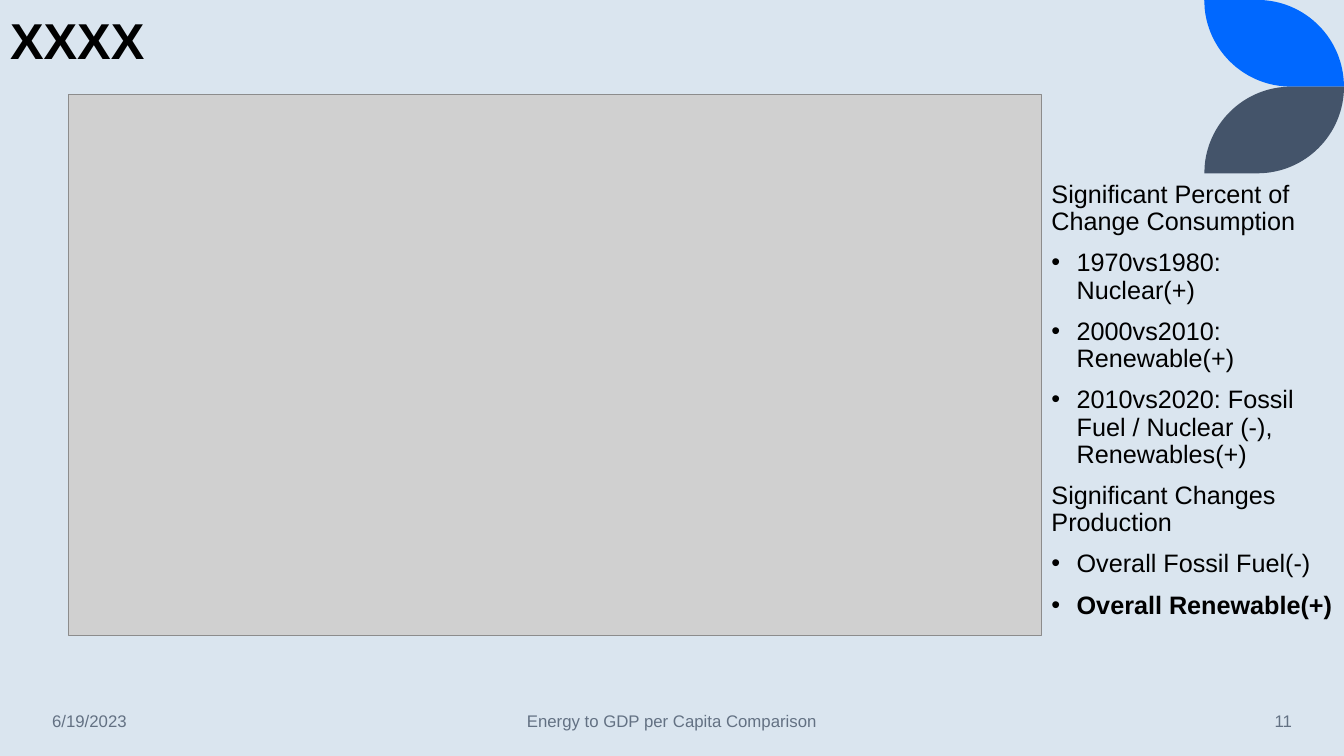
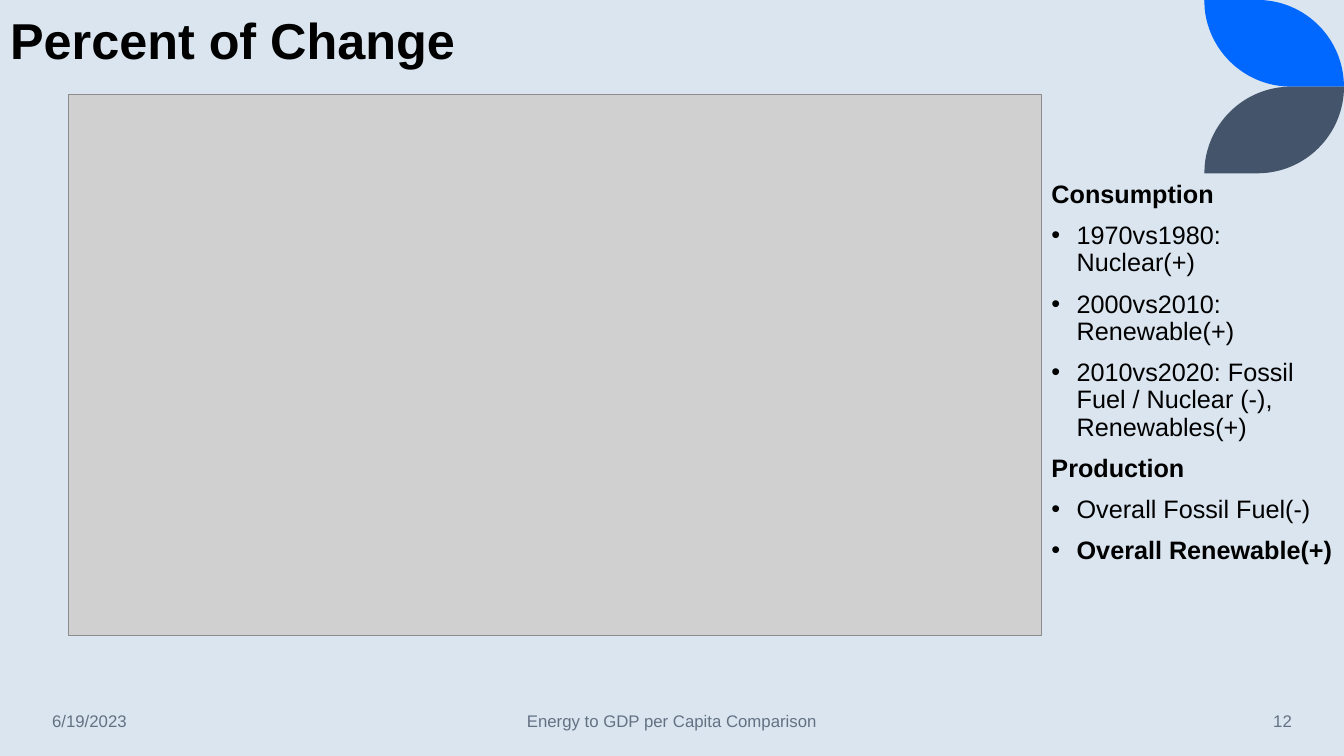
Before and after one commit to lawrence-haggerty/haggerty_energy_gdp_capstone, a slide deck: slide 12 of presentation/haggerty_energy_gdp_1.pptx (slide 11 before the commit). Drawn at 1344x756 pixels with LibreOffice and Linux fonts; fonts in the diff are those of the drawing; grey boxes stand for pictures. Boxes give left, top, right and bottom in pixels: in the first picture for what was removed or moved away, otherwise in the second. Text is boxed around its words. In the diff, an @@ line names an element or a change of style, - is before the commit and + after.

```diff
--- a/presentation/haggerty_energy_gdp_1.pptx
+++ b/presentation/haggerty_energy_gdp_1.pptx
@@ text at box(10, 22, 455, 69): text changed @@
-XXXX
+Percent of Change
@@ text at box(1051, 184, 1213, 209): text changed; bold on @@
-Significant Percent of Change Consumption
+Consumption
@@ text at box(1051, 458, 1184, 478): text changed; bold on @@
-Significant Changes Production
+Production
@@ page number at box(1273, 715, 1292, 727): text changed @@
-11
+12
```
Also in this commit, not shown: 12 other slides changed, 5 slides added, 39 slides removed, 1 other file.
